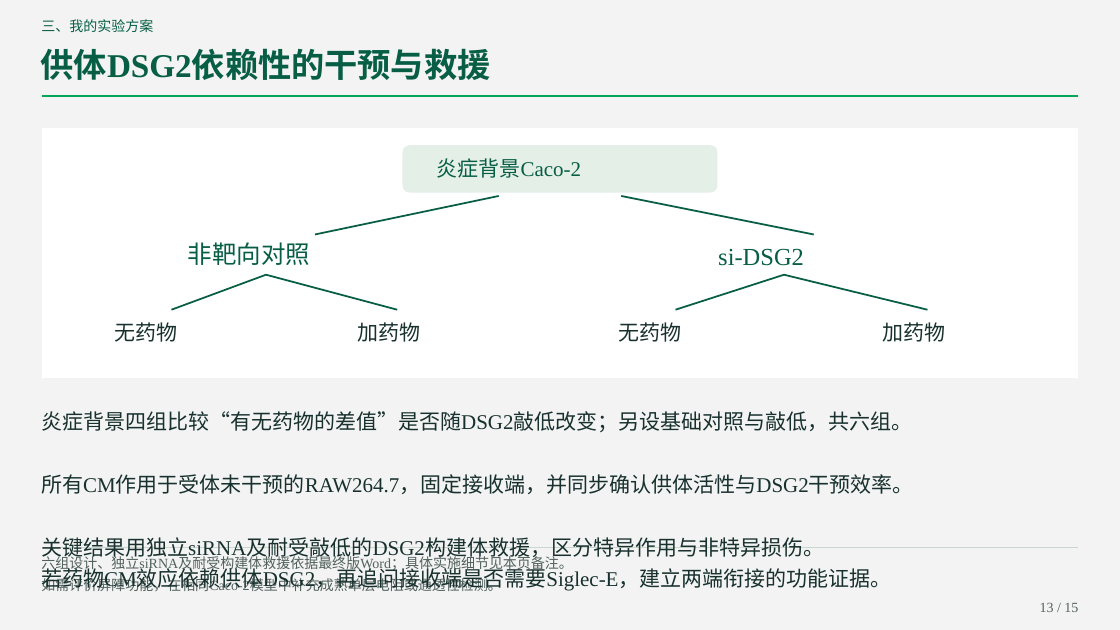
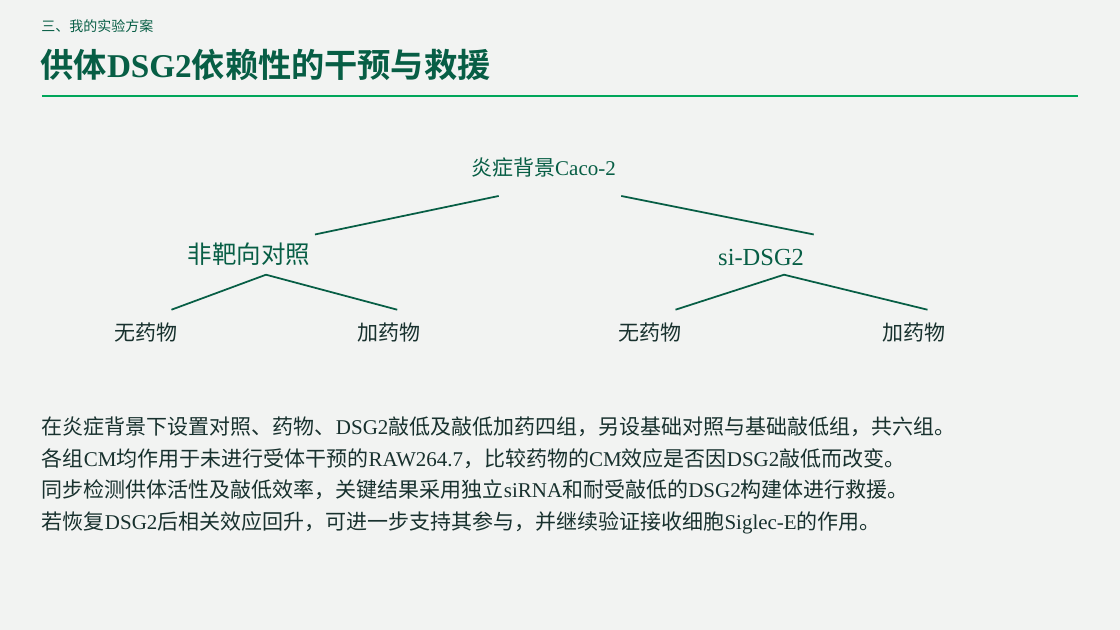
Before and after one commit to lizizhizhi-ai/111111, a slide deck: slide 13 of DSG2_Siglec_journal.pptx. Drawn at 1120x630 pixels with LibreOffice and Linux fonts; fonts in the diff are those of the drawing. Boxes give left, top, right and bottom in pixels: in the first picture for what was removed or moved away, otherwise in the second. Text is boxed around its words. In the diff, an @@ line names an element or a change of style, - is before the commit and + after.

```diff
--- a/DSG2_Siglec_journal.pptx
+++ b/DSG2_Siglec_journal.pptx
@@ rectangle removed at (x1=42, y1=128, x2=1078, y2=378) @@
@@ rounded rectangle removed at (x1=402, y1=145, x2=718, y2=192) @@
@@ text "炎症背景Caco-2" moved from (x1=437, y1=158, x2=582, y2=178) to (x1=471, y1=157, x2=616, y2=177) @@
@@ text at (x1=42, y1=416, x2=956, y2=534): text changed @@
-炎症背景四组比较“有无药物的差值”是否随DSG2敲低改变；另设基础对照与敲低，共六组。
-所有CM作用于受体未干预的RAW264.7，固定接收端，并同步确认供体活性与DSG2干预效率。
-关键结果用独立siRNA及耐受敲低的DSG2构建体救援，区分特异作用与非特异损伤。
-若药物CM效应依赖供体DSG2，再追问接收端是否需要Siglec-E，建立两端衔接的功能证据。
+在炎症背景下设置对照、药物、DSG2敲低及敲低加药四组，另设基础对照与基础敲低组，共六组。
+各组CM均作用于未进行受体干预的RAW264.7，比较药物的CM效应是否因DSG2敲低而改变。
+同步检测供体活性及敲低效率，关键结果采用独立siRNA和耐受敲低的DSG2构建体进行救援。
+若恢复DSG2后相关效应回升，可进一步支持其参与，并继续验证接收细胞Siglec-E的作用。
@@ group removed at (x1=41, y1=548, x2=1078, y2=612): 3 texts, 1 freeform shape @@
-六组设计、独立siRNA及耐受构建体救援依据最终版Word；具体实施细节见本页备注。
-如需评价屏障功能，在相同Caco-2模型中补充成熟单层电阻或通透性检测。
-13 / 15
```
Also in this commit, not shown: 14 other slides changed, 1 slide added, 3 other files.
